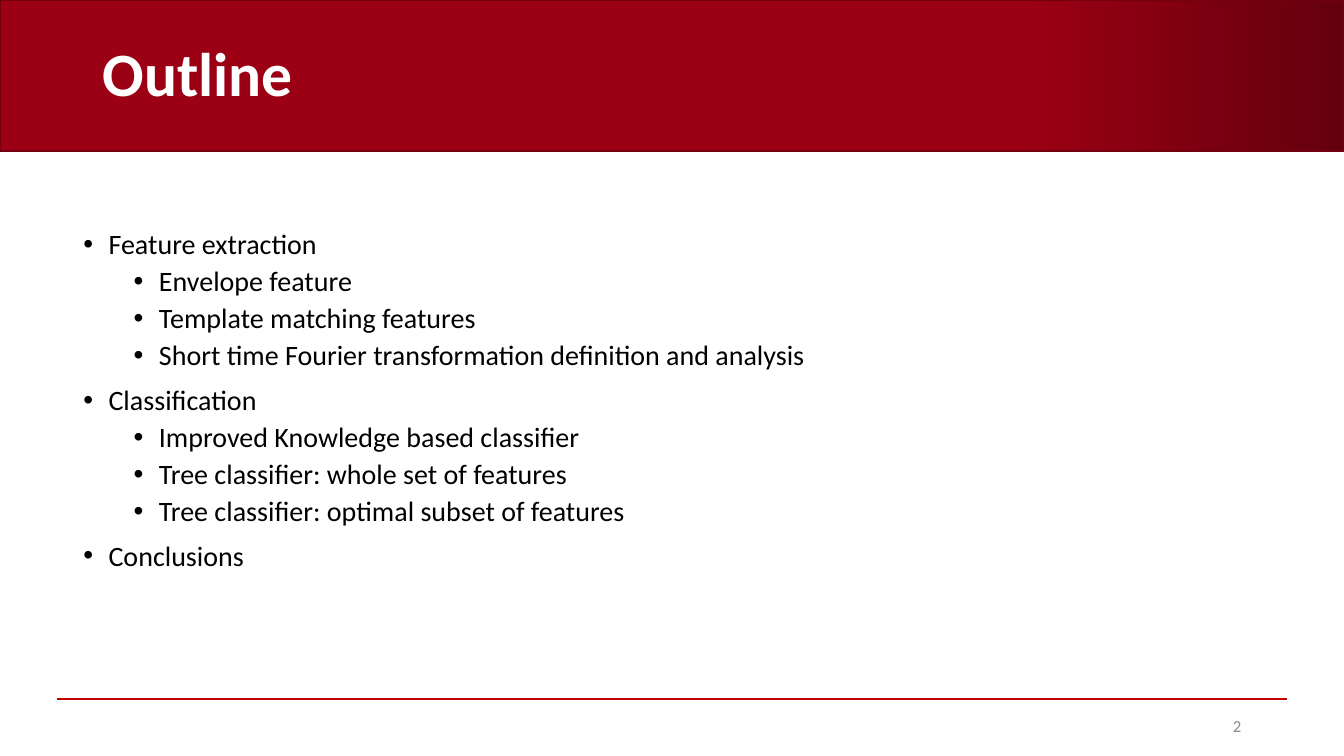
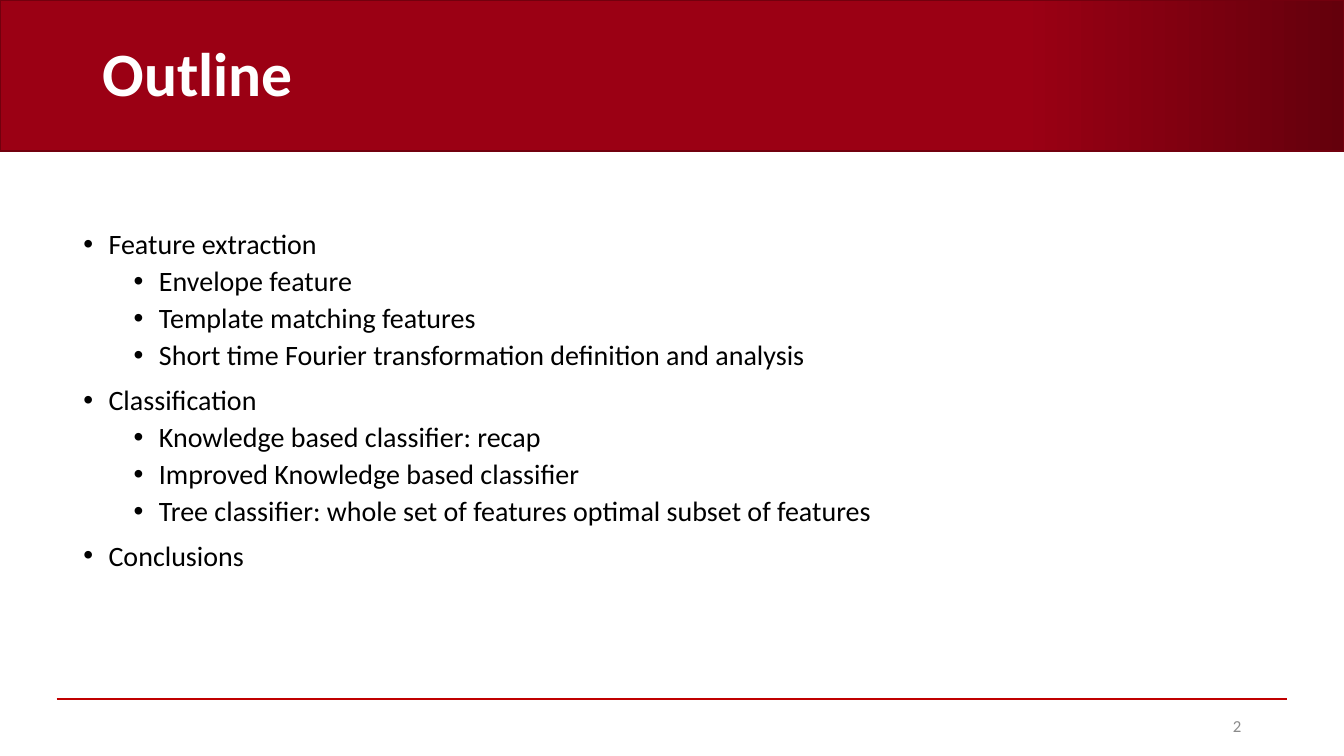
Before and after one commit to AndreaCorrado00/Tesi_magistrale_Corrado_Andrea, a slide deck: slide 2 of Documentation/9. Features and classification results V2.pptx. Drawn at 1344x756 pixels with LibreOffice and Linux fonts; fonts in the diff are those of the drawing; background and template pictures are left out. Boxes give left, top, right and bottom in pixels: in the first picture for what was removed or moved away, otherwise in the second. Text is boxed around its words. In the diff, an @@ line names an element or a change of style, - is before the commit and + after.

```diff
--- a/Documentation/9. Features and classification results V2.pptx
+++ b/Documentation/9. Features and classification results V2.pptx
@@ text at box(159, 427, 540, 452): paragraph added @@
+  • Knowledge based classifier: recap
@@ text at box(159, 501, 870, 526): text changed @@
-  • Tree classifier: whole set of features
-  • Tree classifier: optimal subset of features
+  • Tree classifier: whole set of features optimal subset of features
```
Also in this commit, not shown: 2 other slides changed, 19 slides added, 1 other file.
